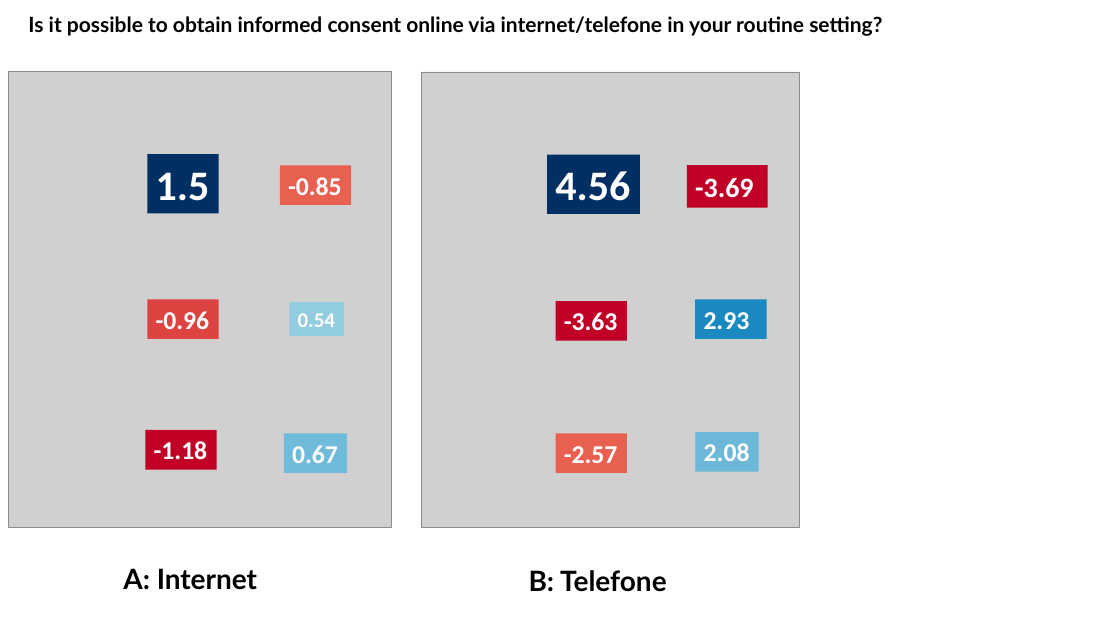
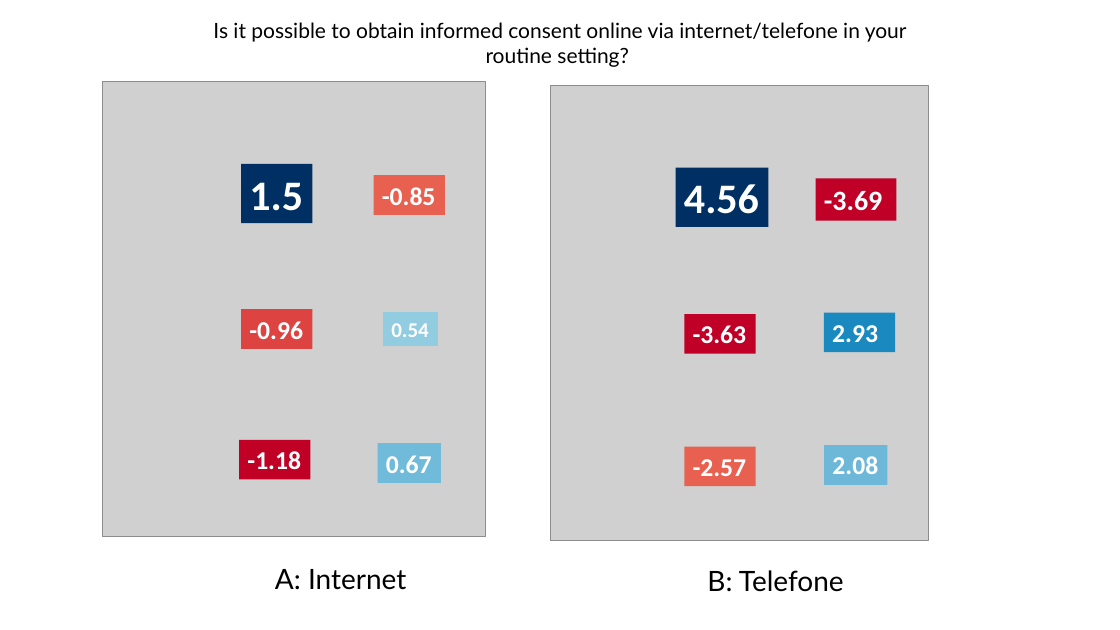
Before and after one commit to GrigorijSchleifer/EJA-ESAIC-survey, a slide deck: slide 1 of Plots.pptx. Drawn at 1120x630 pixels with LibreOffice and Linux fonts; fonts in the diff are those of the drawing; grey boxes stand for pictures. Boxes give left, top, right and bottom in pixels: in the first picture for what was removed or moved away, otherwise in the second. Text is boxed around its words. In the diff, an @@ line names an element or a change of style, - is before the commit and + after.

```diff
--- a/Plots.pptx
+++ b/Plots.pptx
@@ text "Is it possible to obtain ...": place and size @@
-text "Is it possible to obtain ..." at <box>28,16,882,36</box>
+text "Is it possible to obtain ..." at <box>213,22,907,67</box>
@@ text "Is it possible to obtain ..." at <box>213,22,907,67</box>: bold off; alignment left to centre @@
@@ rectangle "-3.69": place and size @@
-rectangle "-3.69" at <box>687,166,768,208</box>
+rectangle "-3.69" at <box>816,178,897,220</box>
@@ 6 rectangles, 1 picture: place and size @@
-6 rectangles, 1 picture at <box>8,72,392,528</box>
+6 rectangles, 1 picture at <box>103,82,486,537</box>
@@ 5 rectangles, 1 picture: place and size @@
-5 rectangles, 1 picture at <box>422,72,800,528</box>
+5 rectangles, 1 picture at <box>550,85,928,540</box>
@@ text "A: Internet": place and size @@
-text "A: Internet" at <box>123,568,257,590</box>
+text "A: Internet" at <box>275,569,406,590</box>
@@ text "A: Internet" at <box>275,569,406,590</box>: bold off @@
@@ text "B: Telefone" at <box>707,570,844,592</box>: bold off @@
@@ text "B: Telefone": place and size @@
-text "B: Telefone" at <box>529,570,667,592</box>
+text "B: Telefone" at <box>707,570,844,592</box>
```
Also in this commit, not shown: 1 other slide changed.
